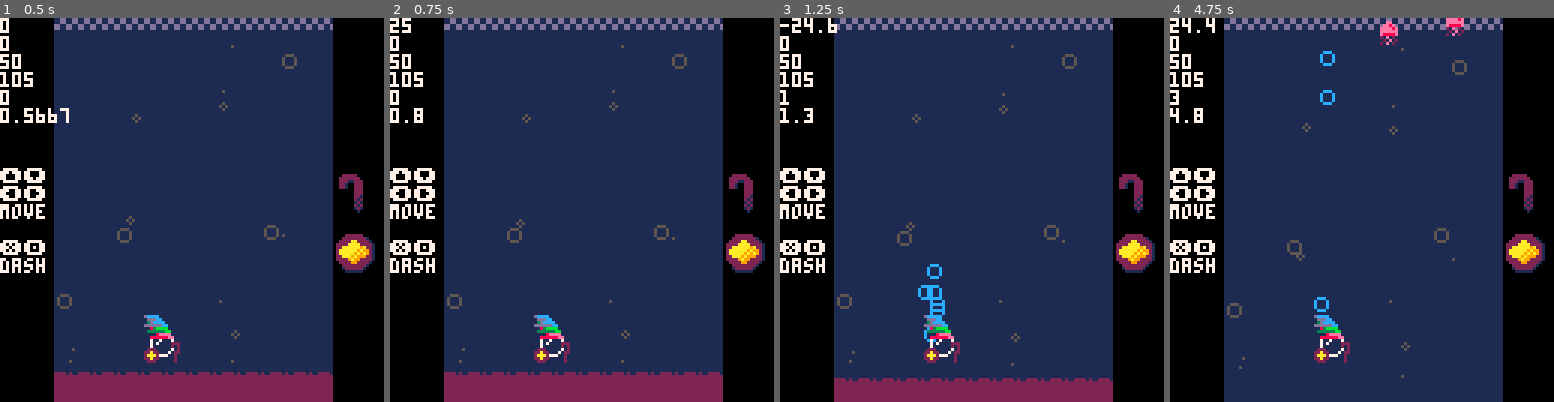
Above: before the commit, frames 1-4 (left to right).
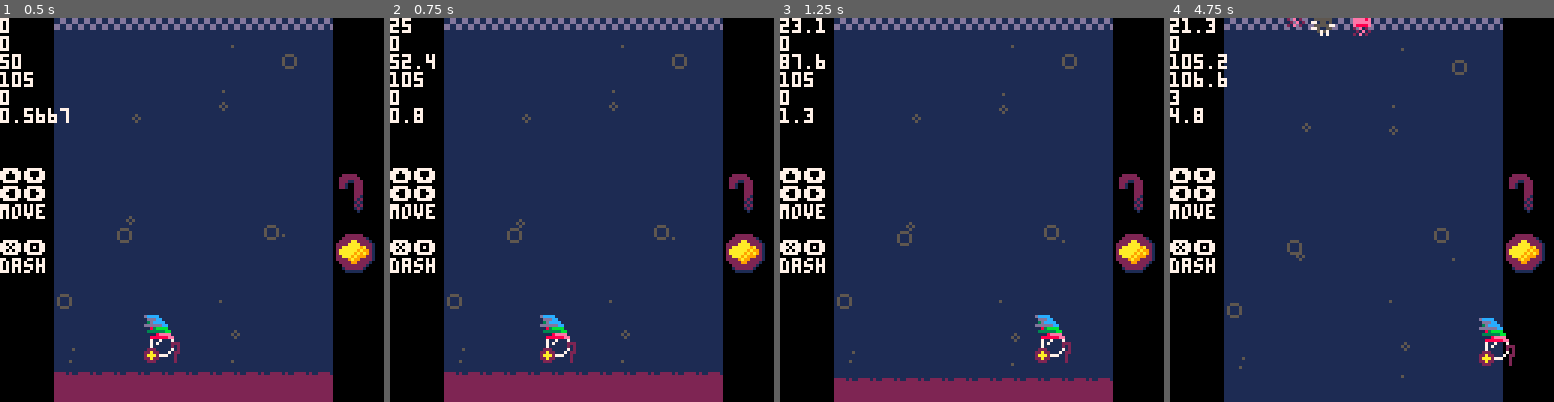
Above: after the commit, the same moments.

Repository: dumbanode/Bubble-Fantasy-7
Game: PICO-8 cartridge ggj2025.p8
Two runs of this game, one before a commit and one after it. Both use one fixed random seed, a clock stepped at 60 frames per second and the inputs below.
Inputs:
- Up to frame 1 (0.5 s): tap X (X key) at 0.33 s
- Up to frame 2 (0.75 s): tap O (Z key) at 0.7 s
- Up to frame 3 (1.25 s): tap X (X key) at 1.07 s
- Up to frame 4 (4.75 s): hold Right 1.6-2.1 s; tap O (Z key) every 0.4 s from 1.7 to 4.5 s; tap X (X key) at 1.85, 2.97, 4.08 s; hold Up 2.15-2.42 s; hold Right 2.47-3.03 s; hold Left 3.08-3.58 s; hold Down 3.63-3.97 s; hold Right 4.02-4.68 s; hold Up from 4.73 s (still down)

Frame 1 is identical in both runs. In frame 2, 0.7% of the frame differs, in the area x 3-49%, y 9-90%; in frame 3, 1.9%; in frame 4, 2.5%, in the area x 0-90%, y 0-91%.

Commit message:
Bubble can move again

Diff:
--- a/ggj2025.p8
+++ b/ggj2025.p8
@@ -306,6 +306,136 @@
 			end
 		end,
 
+		------------
+		-- update --
+		------------
+		update=function(self)
+			damp_impulses()
+			self:update_btn()
+			self:move()
+			--update_distance()
+		end,
+
+		update_btn=function(self)
+			play_sfx = false
+			is_dashing=self.status.dashing
+			if is_dashing>0 then
+				dash_timer+=1
+
+				--player finished dashing
+				if dash_timer>dash_reset then
+					self.status.dashing=0
+					dash_timer=0
+
+				--dash has come to a stop
+				--disable dashing until reset
+				elseif dash_timer>dash_cooldown_timeout
+					and dash_timer<dash_reset then
+					self.status.dashing=3
+
+				--dash slow initial impulse
+				elseif dash_timer>dash_slow_timeout then
+					self.status.dashing=2
+
+				end
+			end
+
+			-- update x impulses
+			if btnd(⬅️) then
+				if is_dashing==0 then
+					self.pos.x_imp = mid(-max_imp, self.pos.x_imp - imp_amount, max_imp)
+				end
+				play_sfx=true
+			end
+
+			if btnd(➡️) then
+				if is_dashing==0 then
+					self.pos.x_imp = mid(-max_imp, self.pos.x_imp + imp_amount, max_imp)
+				end
+				play_sfx=true
+			end
+
+			-- update y impulses
+			if btnd(⬆️) then
+				if is_dashing==0 then
+					self.pos.y_imp = mid(-max_imp, self.pos.y_imp - imp_amount, max_imp)
+				end
+				play_sfx=true
+			end
+
+			if btnd(⬇️) then
+				if is_dashing==0 then
+					self.pos.y_imp = mid(-max_imp, self.pos.y_imp + imp_amount, max_imp)
+				end
+				play_sfx=true
+			end
+
+			if btnd(5) and
+				is_dashing==0 then
+				self.status.dashing=1
+				self.pos.x_imp = -1*dash_amount
+				sfx(2)
+			elseif btnd(4)
+				and is_dashing==0 then
+				self.status.dashing=1
+				plr.pos.x_imp=dash_amount
+				sfx(2)
+			end
+
+			if play_sfx then
+				-- randomly determine if
+				-- we are playing sfx
+				num = flr(rnd(2)) + 1
+				if num==2 and
+					is_dashing==0 then
+					sfx(0)
+				elseif num==2 then
+					sfx(3)
+				end
+			end
+		end,
+
+		move=function(self)
+			-- calculate the amounts to move
+			mv_amt=self.pos.move_amount
+			x_to_use=
+				mv_amt*self.pos.x_imp
+			y_to_use=
+				mv_amt*self.pos.y_imp
+
+			-- ensure the player doesnt
+			-- clip outside
+			if self.pos.x>max_x then
+				self.x=max_x
+			elseif self.pos.x<min_x then
+				self.pos.x=min_x+1
+
+			-- update x direction
+			else
+				self.pos.x=
+					update_direction(
+						self.pos.x_imp,
+						self.pos.x
+					)
+			end
+
+			-- ensure the player doesnt
+			-- clip outside
+			if self.pos.y>max_y then
+				self.pos.y=max_y
+			elseif self.pos.y<min_y then
+				self.pos.y=min_y+1
+
+			-- update y direction
+			else
+				self.pos.y=
+					update_direction(
+						self.pos.y_imp,
+						self.pos.y
+					)
+			end
+		end,
+
 		----------
 		-- draw --
 		----------
@@ -452,10 +582,10 @@
 end
 
 function update_plr()
-	damp_impulses()
-	update_btn()
-	move_plr()
-	update_distance()
+	--damp_impulses()
+	--update_btn()
+	--move_plr()
+	--update_distance()
 end
 
 -- movement
@@ -463,48 +593,6 @@
 min_x=18
 max_y=119
 min_y=0
-
--- move the player
-function move_plr()
-	-- calculate the amounts to move
-	mv_amt=plr.pos.move_amount
-	x_to_use=
-		mv_amt*plr.pos.x_imp
-	y_to_use=
-		mv_amt*plr.pos.y_imp
-
-	-- ensure the player doesnt
-	-- clip outside
-	if plr.pos.x>max_x then
-		plr.x=max_x
-	elseif plr.pos.x<min_x then
-		plr.pos.x=min_x+1
-
-	-- update x direction
-	else
-		plr.x=
-			update_direction(
-				plr.pos.x_imp,
-				plr.pos.x
-			)
-	end
-
-	-- ensure the player doesnt
-	-- clip outside
-	if plr.pos.y>max_y then
-		plr.pos.y=max_y
-	elseif plr.pos.y<min_y then
-		plr.pos.y=min_y+1
-
-	-- update y direction
-	else
-		plr.pos.y=
-			update_direction(
-				plr.pos.y_imp,
-				plr.pos.y
-			)
-		end
-end
 
 function update_direction(
 	imp, pos)
@@ -529,84 +617,7 @@
 dash_slow_timeout=5
 dash_amount=25
 
-function update_btn()
-	play_sfx = false
-	is_dashing=plr.status.dashing
-	if is_dashing>0 then
-		dash_timer+=1
-
-		--player finished dashing
-		if dash_timer>dash_reset then
-			plr.dashing=0
-			dash_timer=0
-
-		--dash has come to a stop
-		--disable dashing until reset
-		elseif dash_timer>dash_cooldown_timeout
-			and dash_timer<dash_reset then
-			plr.dashing=3
-
-		--dash slow initial impulse
-		elseif dash_timer>dash_slow_timeout then
-			plr.dashing=2
-
-		end
-	end
-
-	-- update x impulses
-	if btnd(⬅️) then
-		if is_dashing==0 then
-			plr.pos.x_imp = mid(-max_imp, plr.pos.x_imp - imp_amount, max_imp)
-		end
-		play_sfx=true
-	end
-
-	if btnd(➡️) then
-		if is_dashing==0 then
-			plr.pos.x_imp = mid(-max_imp, plr.pos.x_imp + imp_amount, max_imp)
-		end
-		play_sfx=true
-	end
-
-	-- update y impulses
-	if btnd(⬆️) then
-		if is_dashing==0 then
-			plr.pos.y_imp = mid(-max_imp, plr.pos.y_imp - imp_amount, max_imp)
-		end
-		play_sfx=true
-	end
-
-	if btnd(⬇️) then
-		if is_dashing==0 then
-			plr.pos.y_imp = mid(-max_imp, plr.pos.y_imp + imp_amount, max_imp)
-		end
-		play_sfx=true
-	end
-
-	if btnd(5) and
-		is_dashing==0 then
-		plr.dashing=1
-		plr.pos.x_imp = -1*dash_amount
-		sfx(2)
-	elseif btnd(4)
-		and is_dashing==0 then
-		plr.dashing=1
-		plr.pos.x_imp=dash_amount
-		sfx(2)
-	end
-
-	if play_sfx then
-		-- randomly determine if
-		-- we are playing sfx
-		num = flr(rnd(2)) + 1
-		if num==2 and
-			is_dashing==0 then
-			sfx(0)
-		elseif num==2 then
-			sfx(3)
-		end
-	end
-end
+
 
 ------------
 -- update --
@@ -994,7 +1005,7 @@
 function update_game()
 	update_world()
 	update_hud()
-	update_plr()
+	plr:update()
 	update_timer()
 end
 
